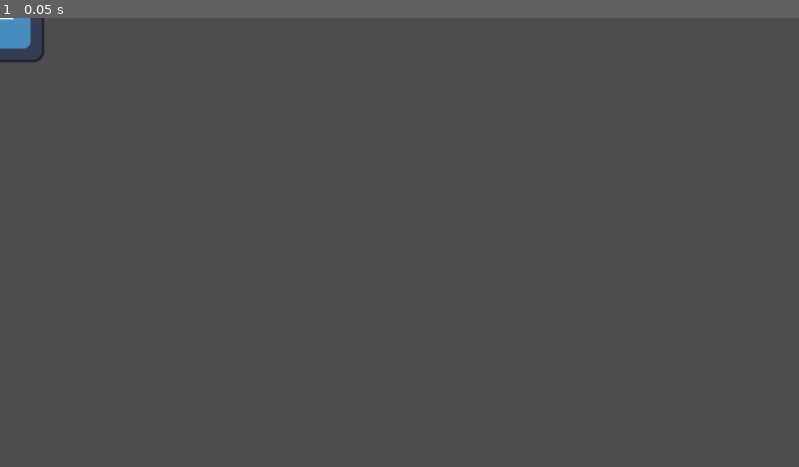
Above: before the commit, frame 1.
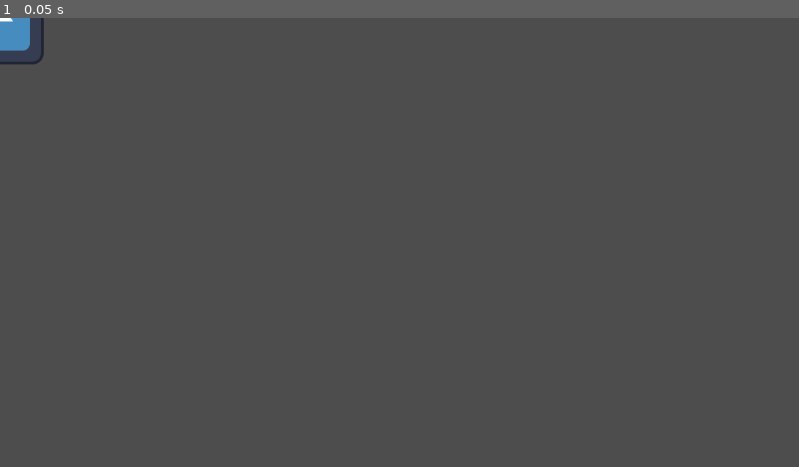
Above: after the commit, the same moment.

Repository: xkolyaskin/Mycrosoffed-Studios
Game: Godot game, scene res://Game.tscn
Same seed, same stepped clock (60 frames per second), same inputs: the game is played once before the commit and once after it. The project has no main scene, so this scene is started directly. The engine's default icon, where the game draws it, is replaced by a stand-in: a white triangle on a blue panel in a dark square.
Inputs:
- Up to frame 1 (0.05 s): no input

The runs differ from the first frame. In frame 1, less than 0.1% of the frame differs, in the area x 0-6%, y 0-11%.

Commit message:
Update player.tscn
made player a character body with collision

Diff:
--- a/new-game-project/player.tscn
+++ b/new-game-project/player.tscn
@@ -1,8 +1,17 @@
-[gd_scene load_steps=2 format=3 uid="uid://c7jixi3l206ot"]
+[gd_scene load_steps=3 format=3 uid="uid://d0h7s2b3qj6hu"]
 
 [ext_resource type="Texture2D" uid="uid://b57fnpmn8d8ju" path="res://icon.svg" id="1_4flbx"]
 
-[node name="Player" type="Node2D"]
+[sub_resource type="CircleShape2D" id="CircleShape2D_4flbx"]
+radius = 70.0286
+
+[node name="CharacterBody2D" type="CharacterBody2D"]
+
+[node name="CollisionShape2D" type="CollisionShape2D" parent="."]
+shape = SubResource("CircleShape2D_4flbx")
 
 [node name="Sprite2D" type="Sprite2D" parent="."]
+
+[node name="Icon" type="Sprite2D" parent="."]
+position = Vector2(-1, 3)
 texture = ExtResource("1_4flbx")
